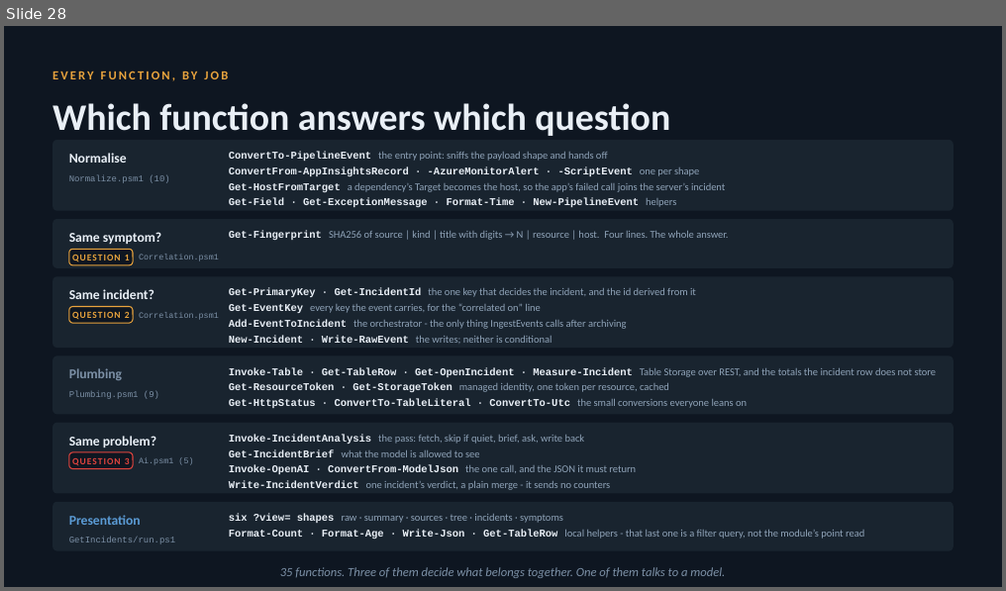
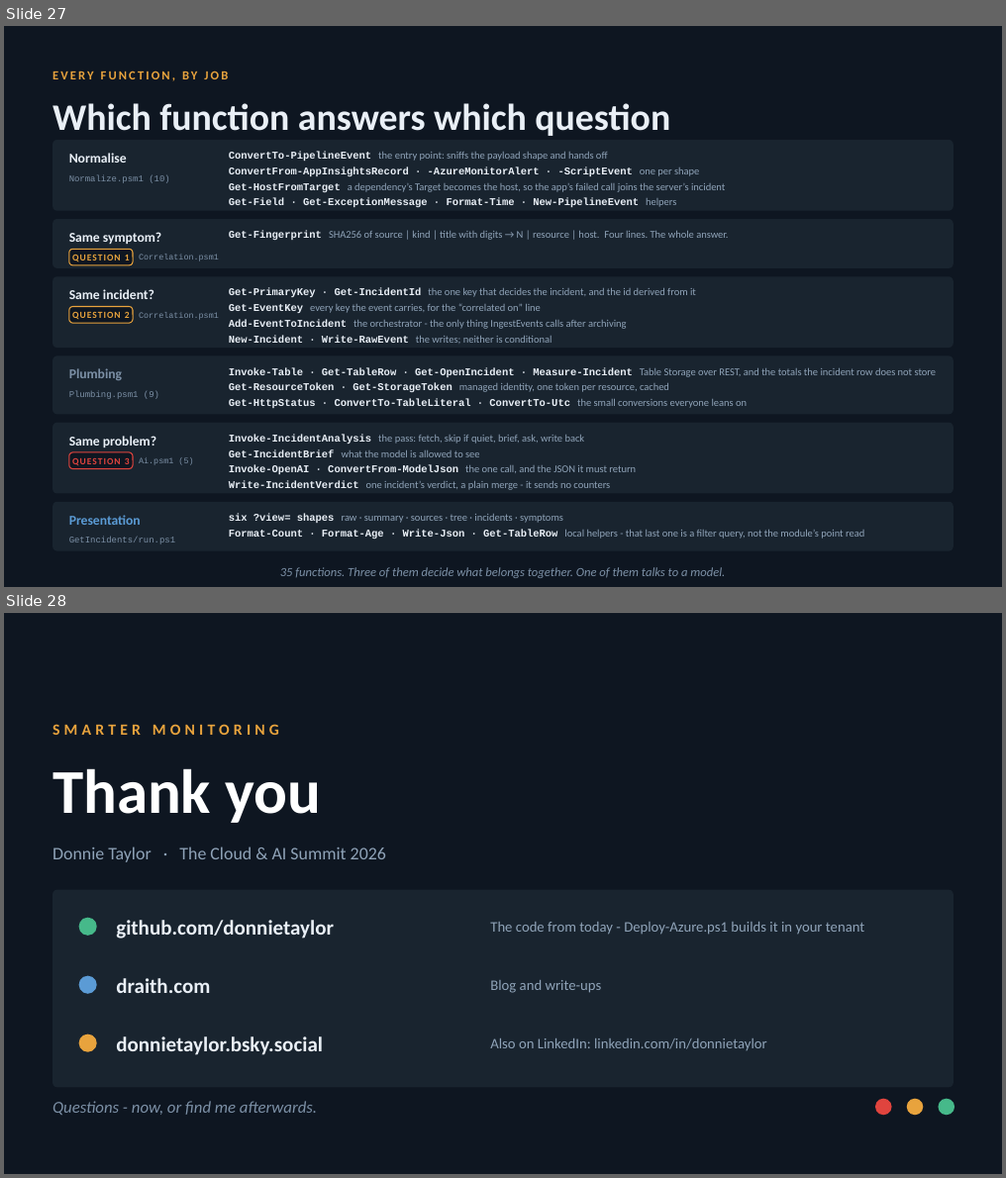
Before and after one commit to donnietaylor/cas2026, a slide deck: smarter-monitoring/slides/smarter-monitoring.pptx. Shown one above the other, each under a label of ours: slide 28 before the commit, slides 27 and 28 after it. The pictures are 1006x591 and 1006x1178 pixels, drawn with LibreOffice and Linux fonts; fonts in the diff are those of the drawing. Boxes give left, top, right and bottom in pixels: in the first picture for what was removed or moved away, otherwise in the second. Text is boxed around its words. In the diff, an @@ line names an element or a change of style, - is before the commit and + after.

```diff
--- a/smarter-monitoring/slides/smarter-monitoring.pptx
+++ b/smarter-monitoring/slides/smarter-monitoring.pptx
@@ slide 28 added at [4,613,1002,1174], background #0E1621 @@
@@ text added at [53,724,279,735], 15 pt, text #E8A33D, bold @@
+SMARTER MONITORING
@@ text added at [53,768,321,823], 60 pt, text #FFFFFF, bold @@
+Thank you
@@ text added at [53,847,386,862], 17 pt, text #8FA3B8 @@
+Donnie Taylor · The Cloud & AI Summit 2026
@@ rounded rectangle added at [53,890,953,1087], fill #19242F @@
@@ ellipse added at [79,918,97,936], fill #46B98A @@
@@ text added at [116,920,334,939], 20 pt, text #E9EFF6, bold @@
+github.com/donnietaylor
@@ text added at [490,922,864,935], 14 pt, text #8FA3B8 @@
+The code from today - Deploy-Azure.ps1 builds it in your tenant
@@ ellipse added at [79,976,97,994], fill #5B9BD5 @@
@@ text added at [116,978,210,993], 20 pt, text #E9EFF6, bold @@
+draith.com
@@ text added at [490,980,602,993], 14 pt, text #8FA3B8 @@
+Blog and write-ups
@@ ellipse added at [79,1035,97,1053], fill #E8A33D @@
@@ text added at [116,1037,323,1056], 20 pt, text #E9EFF6, bold @@
+donnietaylor.bsky.social
@@ text added at [490,1039,767,1051], 14 pt, text #8FA3B8 @@
+Also on LinkedIn: linkedin.com/in/donnietaylor
@@ text added at [53,1101,317,1115], 16 pt, text #7C90A6, italic @@
+Questions - now, or find me afterwards.
@@ ellipse added at [875,1099,892,1115], fill #E0443E @@
@@ ellipse added at [907,1099,924,1115], fill #E8A33D @@
@@ ellipse added at [939,1099,954,1115], fill #46B98A @@
@@ what was slide 28 is now slide 27 @@
```
Also in this commit, not shown: 1 other slide added, 2 slides removed, 5 other files.
